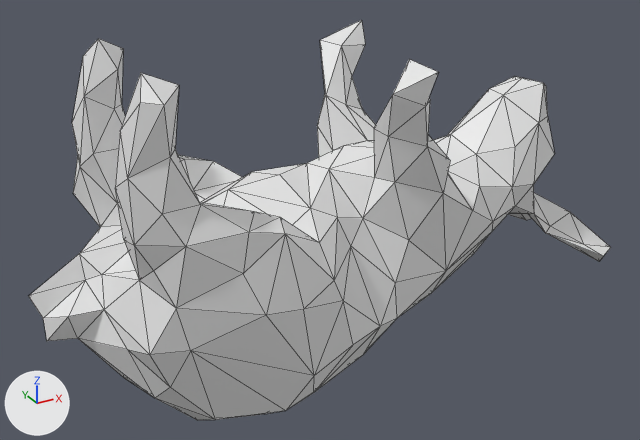
Before and after pictures for a commit that changed the OBJ model mesh_cnn/datasets/random_walks/T541.obj.
Both versions are drawn from a 50 mm lens placed at (-0.894, -1.64, 0.842), pointed at (0.057, 0.09, -0.023). The axes (+X, +Y, +Z) are drawn at lower left. The lights are the same throughout. Mesh edges are drawn as thin lines. Where no turn or scale is listed for an object, it has been applied to the vertices.

Objects in the first picture: 'T541'.
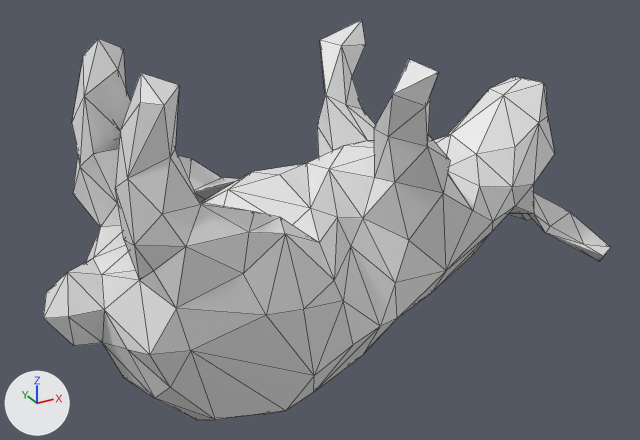
Location of each change, (x1, y1, x2, y2) in pixels of the pictures (640 x 440 px; the box of a moved part takes in the faces that stretch with it):
```json
{"object": "T541", "change": "reshaped", "before": [29, 20, 611, 420], "after": [43, 20, 611, 420]}
{"part": 1, "of": "me_t541", "change": "moved or reshaped", "before": [29, 225, 154, 397], "after": [43, 225, 154, 397]}
{"part": 2, "of": "me_t541", "change": "moved or reshaped", "before": [84, 52, 242, 203], "after": [84, 50, 239, 203]}
```

Edits to the scene script, one JSON object a line:
```json
{"block": "me_t541", "where": "me_t541.from_pydata(...)  # 252 vertices, 500 faces; spans x -0.65..0.807, y -0.274..0.274, z -0.417..0.46"}
{"block": "me_t541", "where": "# used by ob_t541; location = (0.0, 0.0, 0.0)"}
{"block": "me_t541", "change": "me_t541 part 1"}
{"op": "set", "path": "me_t541.vertices[244].co", "old": "(-0.54, 0.015, 0.057)", "new": "(-0.506, 0.046, 0.025)", "note": "pixel (79, 253) -> pixel (93, 258)"}
{"op": "set", "path": "me_t541.vertices[245].co", "old": "(-0.572, -0.023, -0.112)", "new": "(-0.52, -0.012, -0.144)", "note": "pixel (77, 338) -> pixel (102, 342)"}
{"op": "set", "path": "me_t541.vertices[246].co", "old": "(-0.539, -0.004, 0.005)", "new": "(-0.576, -0.022, 0.04)", "note": "pixel (85, 280) -> pixel (67, 272)"}
{"op": "set", "path": "me_t541.vertices[249].co", "old": "(-0.65, 0.012, -0.01)", "new": "(-0.608, 0.054, -0.032)", "note": "pixel (28, 295) -> pixel (46, 292)"}
{"op": "set", "path": "me_t541.vertices[250].co", "old": "(-0.631, -0.013, -0.107)", "new": "(-0.582, -0.026, -0.125)", "note": "pixel (46, 341) -> pixel (73, 345)"}
{"block": "me_t541", "change": "me_t541 part 2"}
{"op": "set", "path": "me_t541.vertices[160].co", "old": "(-0.161, 0.215, 0.126)", "new": "(-0.303, 0.013, 0.142)", "note": "pixel (213, 161) -> not seen"}
{"op": "set", "path": "me_t541.vertices[165].co", "old": "(-0.249, 0.173, 0.16)", "new": "(-0.486, -0.127, 0.232)", "note": "pixel (184, 159) -> not seen"}
{"op": "set", "path": "me_t541.vertices[186].co", "old": "(-0.379, 0.175, 0.305)", "new": "(-0.284, 0.475, 0.111)", "note": "pixel (121, 104) -> not seen"}
{"op": "set", "path": "me_t541.vertices[210].co", "old": "(-0.405, 0.142, 0.309)", "new": "(-0.247, 0.385, 0.075)", "note": "pixel (114, 108) -> not seen"}
```
